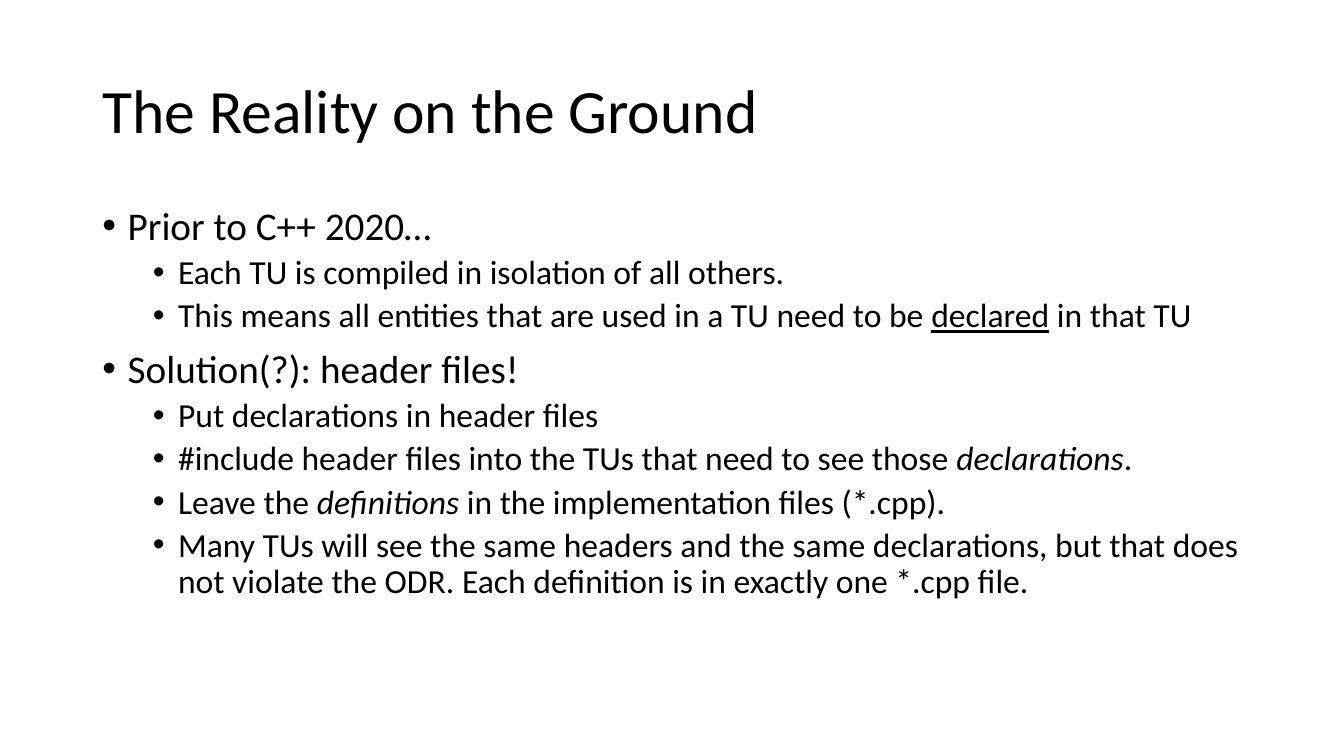
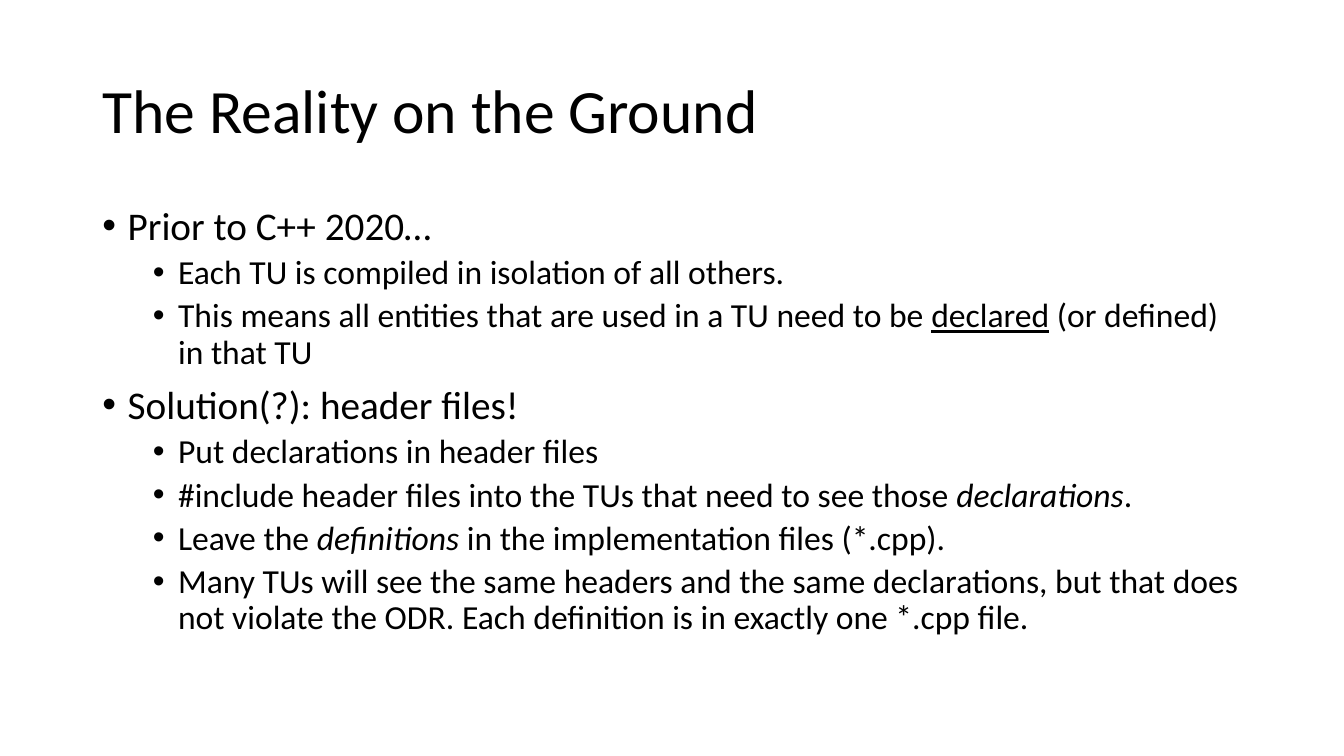
Before and after one commit to pchapin/cpp, a slide deck: slide 8 of Presentations/Modules.pptx. Drawn at 1344x756 pixels with LibreOffice and Linux fonts; fonts in the diff are those of the drawing. Boxes give left, top, right and bottom in pixels: in the first picture for what was removed or moved away, otherwise in the second. Text is boxed around its words. In the diff, an @@ line names an element or a change of style, - is before the commit and + after.

```diff
--- a/Presentations/Modules.pptx
+++ b/Presentations/Modules.pptx
@@ text at [178,302,1218,365]: text changed @@
-  • This means all entities that are used in a TU need to be declared in that TU
+  • This means all entities that are used in a TU need to be declared (or defined) in that TU
```
Also in this commit, not shown: 9 other slides changed, 11 slides added.
